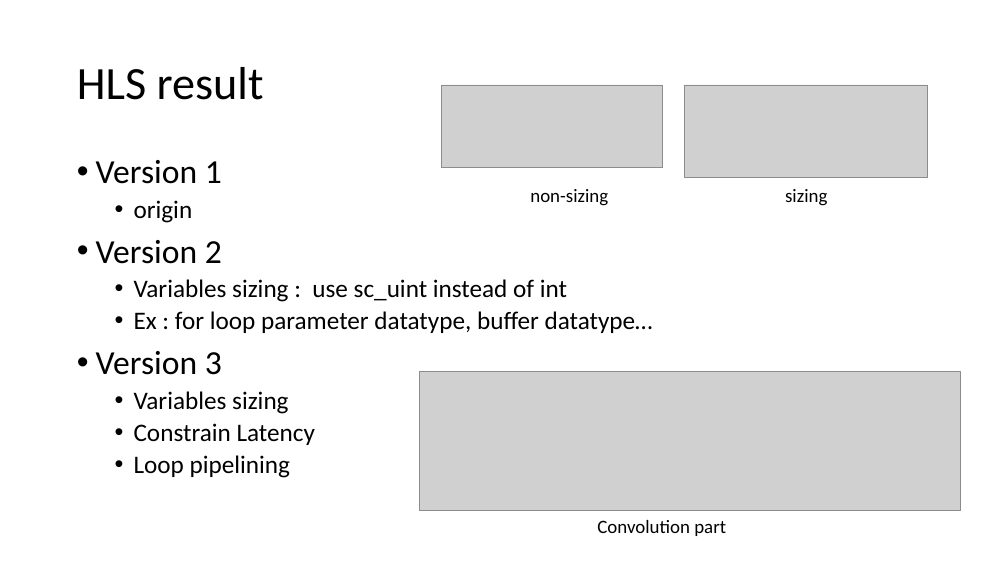
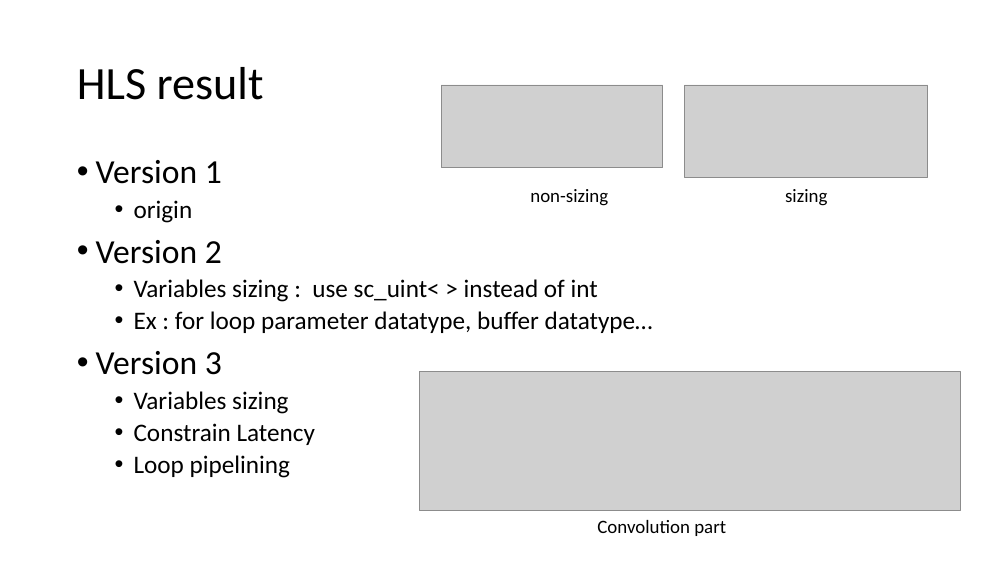
Before and after one commit to lplp9312/ee6470_mid_project, a slide deck: slide 9 of 109061634_report.pptx. Drawn at 1008x567 pixels with LibreOffice and Linux fonts; fonts in the diff are those of the drawing; grey boxes stand for pictures. Boxes give left, top, right and bottom in pixels: in the first picture for what was removed or moved away, otherwise in the second. Text is boxed around its words. In the diff, an @@ line names an element or a change of style, - is before the commit and + after.

```diff
--- a/109061634_report.pptx
+++ b/109061634_report.pptx
@@ text at (134, 279, 598, 302): text changed @@
-  • Variables sizing : use sc_uint instead of int
+  • Variables sizing : use sc_uint< > instead of int
```
Also in this commit, not shown: 2 other slides changed.
